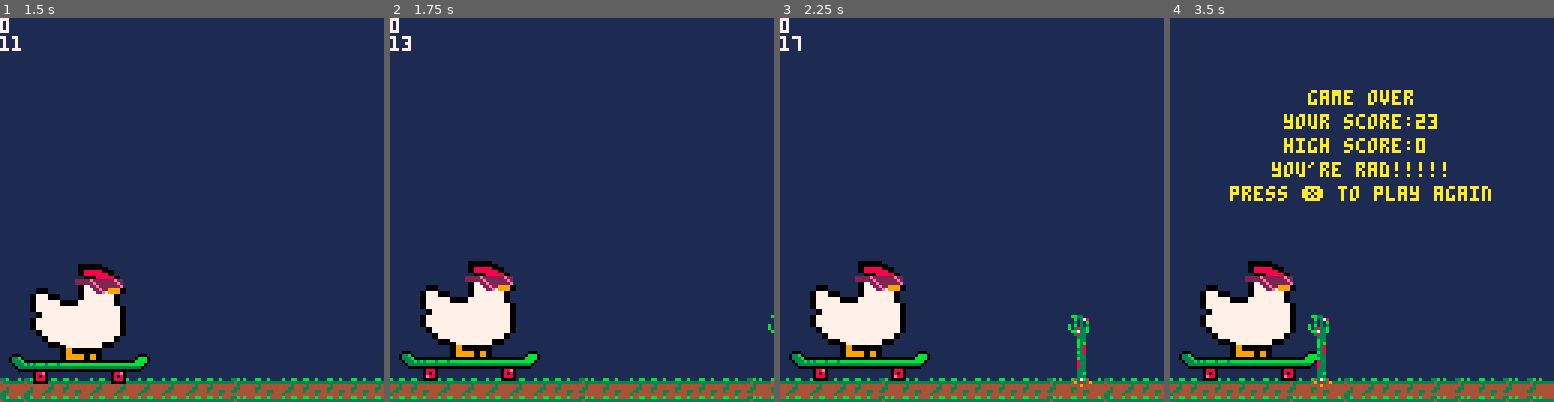
Above: before the commit, frames 1-4 (left to right).
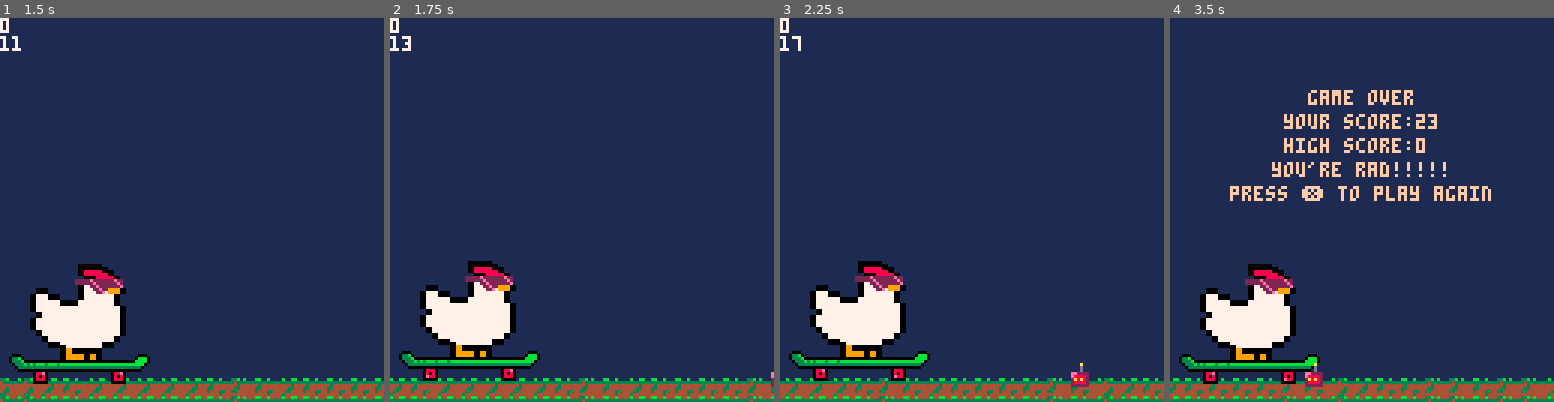
Above: after the commit, the same moments.

Repository: StevenCollins/rad-chicken
Game: PICO-8 cartridge rc.p8
Same seed, same stepped clock (60 frames per second), same inputs: the game is played once before the commit and once after it.
Inputs:
- Up to frame 1 (1.5 s): tap X (X key) at 0.33, 1.07 s; tap O (Z key) at 0.7 s
- Up to frame 2 (1.75 s): tap O (Z key) at 1.7 s
- Up to frame 3 (2.25 s): tap X (X key) at 1.85 s; tap O (Z key) at 2.1 s
- Up to frame 4 (3.5 s): tap O (Z key) at 2.5, 2.9, 3.3 s; tap X (X key) at 2.97 s

Frame 1 is identical in both runs. In frame 2, less than 0.1% of the frame differs, in the area x 98-100%, y 77-97%; in frame 3, 0.6%; in frame 4, 9.1%, in the area x 0-100%, y 18-100%.

Commit message:
Flying obstacles!
Obstacles can now spawn at any height,
and are split between flying and ground obstacles.
Also discovered .. string operator.

Diff:
--- a/rc.p8
+++ b/rc.p8
@@ -181,11 +181,9 @@
 		local offset=24
 		print("game over",46,offset,rnd_colour)
 		offset+=8
-		print("your score:",38,offset,rnd_colour)
-		print(score,82,offset,rnd_colour)
+		print("your score:"..score,38,offset,rnd_colour)
 		offset+=8
-		print("high score:",38,offset,rnd_colour)
-		print(highscore,82,offset,rnd_colour)
+		print("high score:"..highscore,38,offset,rnd_colour)
 		offset+=8
 		if (score>highscore) then
 			print("you're rad!!!!!",34,offset,rnd_colour)
@@ -206,17 +204,26 @@
 	{{14,15},
 	 {30,31}}
 }
+o_g_obstacles={1,2,3} -- ground obstacles.
+o_f_obstacles={4} -- flying obstacles.
+o_f_chance=0.2 -- chance for obstacle to be flying.
 o_overhang=2 -- leftside buffer so onscreen obstacles don't disappear.
 o_offset=3 -- push obstacles slightly into ground.
 o_cntdn_min=12 -- minimum spritewidths until next obstacle.
 o_cntdn_max=20 -- maximum ...
+o_height_min=2 -- minimum obstacle height (rows from top).
+o_height_max=14 -- maximum ...
+o_height_ground=15
 
 function make_obstacles()
- -- bit of a misnomer,
- -- obstacles are made in move.
+ -- bit of a misnomer, obstacles are made in move.
+ -- this initializes the obstacle tables.
  o={}
-	for i=1,17+o_overhang do
-		o[i]=0
+ for y=1,16 do
+ 	o[y]={}
+		for x=1,17+o_overhang do -- 17 so obstacles spawn offscreen.
+			o[y][x]=0
+		end
 	end
 
 	-- countdown to next obstacle.
@@ -225,37 +232,48 @@
 
 function move_obstacles()
 	if (g.step==0) then -- obstacles follow the ground.
-		-- if it's time, add a new obstacle and reset the countdown.
 		o_cntdn-=1
-		if (o_cntdn==0) then
-			new_obstacle=flr(rnd(#o_sprites))+1
-			o_cntdn=flr(rnd(o_cntdn_max-o_cntdn_min))+o_cntdn_min
-		else
-			new_obstacle=0
-		end
-
-		-- add the new obstacle,
-		add(o,new_obstacle)
-		-- remove first obstacle.
-		del(o,o[1])
+		new_obstacle=0
+		if (o_cntdn==0) then -- time for new obstacle!
+			o_cntdn=flr(rnd(o_cntdn_max-o_cntdn_min))+o_cntdn_min -- reset the countdown.
+			-- choose a new obstacle.
+			if (rnd()<o_f_chance) then -- flying obstacle.
+				new_obstacle=rnd(o_f_obstacles)
+				new_obstacle_y=flr(rnd(o_height_max))+o_height_min
+			else -- ground obstacle.
+				new_obstacle=rnd(o_g_obstacles)
+				new_obstacle_y=o_height_ground
+			end
+		end
+		-- add the new obstacle at the right height.
+		for i=1,16 do
+			if (i==new_obstacle_y) then
+				add(o[i],new_obstacle)
+			else
+				add(o[i],0)
+			end
+			del(o[i],o[i][1]) -- shift obstacles left.
+		end
 	end
 end
 
 function draw_obstacles()
-	for obs_x, obstacle in ipairs(o) do
-		if (obstacle!=0) then
-			-- get obstacle sprite table.
-			ost=o_sprites[obstacle]
-			-- draw sprites in ost.
-			for spr_y, row in ipairs(ost) do
-				for spr_x, sprite in ipairs(row) do
-					if (sprite>0) then -- don't draw empty sprites.
-						local x=o_x_pos(obs_x,spr_x)
-						local y=o_y_pos(15,spr_y)
-						if (detect_collision(sprite,x,y)) then
-							die()
+	for obs_y, obs_row in ipairs(o) do
+		for obs_x, obstacle in ipairs(obs_row) do
+			if (obstacle!=0) then
+				-- get obstacle sprite table.
+				ost=o_sprites[obstacle]
+				-- draw sprites in ost.
+				for spr_y, row in ipairs(ost) do
+					for spr_x, sprite in ipairs(row) do
+						if (sprite>0) then -- don't draw empty sprites.
+							local x=o_x_pos(obs_x,spr_x)
+							local y=o_y_pos(obs_y,spr_y)
+							if (detect_collision(sprite,x,y)) then
+								die()
+							end
+							spr(sprite,x,y)
 						end
-						spr(sprite,x,y)
 					end
 				end
 			end
